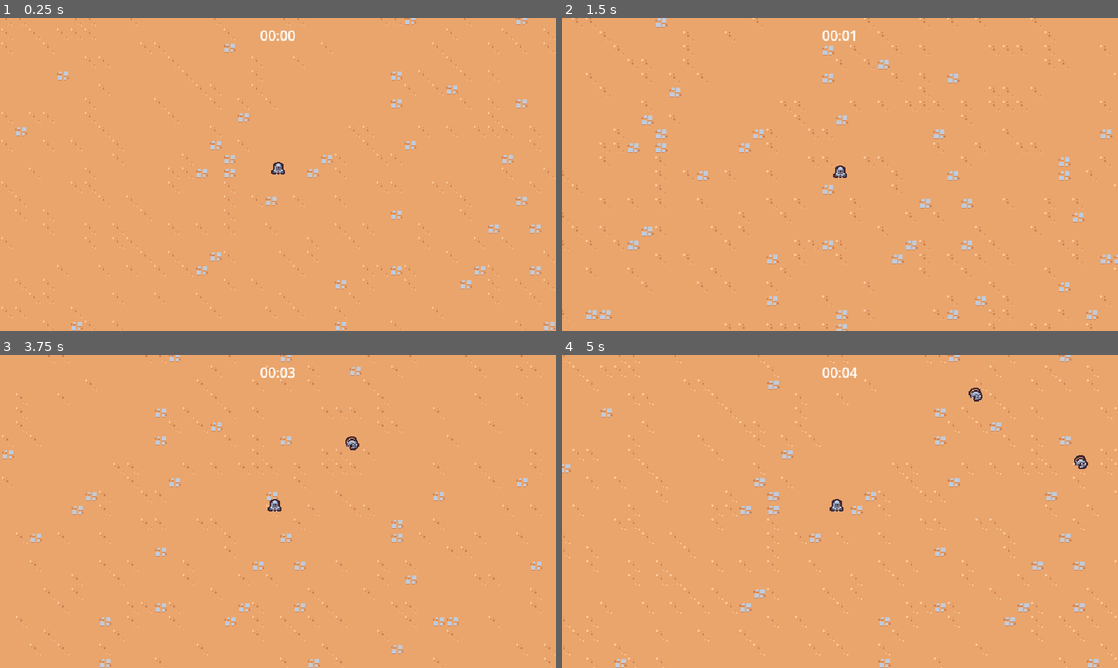
Above: before the commit, frames 1-4 (two rows, left to right).
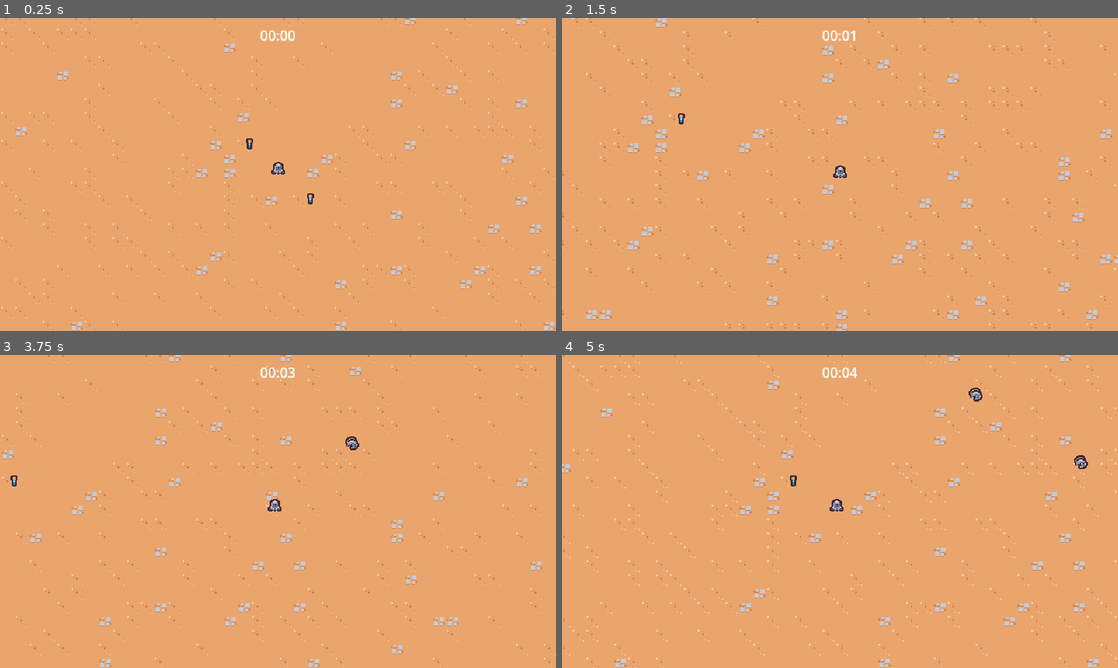
Above: after the commit, the same moments.

Repository: sebasvelasco353/2DSurvivorsCourse
Game: Godot game, scene res://scenes/main/main.tscn
Two runs of this game, one before a commit and one after it. Both use one fixed random seed, a clock stepped at 60 frames per second and the inputs below.
Inputs:
- Up to frame 1 (0.25 s): no input
- Up to frame 2 (1.5 s): tap Enter at 0.5 s; hold D (move_right) 0.53-1.28 s; hold S (move_down) from 1.28 s (still down)
- Up to frame 3 (3.75 s): release S (move_down) at 2.03 s; hold D (move_right) 2.03-2.78 s; hold W (move_up) 2.78-3.53 s; hold A (move_left) from 3.53 s (still down)
- Up to frame 4 (5 s): keep holding A (move_left)

The runs differ from the first frame. In frame 1, less than 0.1% of the frame differs, in the area x 44-57%, y 38-60%; in frame 2, less than 0.1%; in frame 3, less than 0.1%; in frame 4, less than 0.1%.

Commit message:
Finished video 16: Experience drops

Diff:
--- a/project.godot
+++ b/project.godot
@@ -52,6 +52,7 @@
 2d_physics/layer_2="Player"
 2d_physics/layer_3="Enemy"
 2d_physics/layer_4="EnemyCollision"
+2d_physics/layer_5="PlayerPickup"
 
 [rendering]
 
--- a/scenes/basic_enemy/basic_enemy.tscn
+++ b/scenes/game_object/basic_enemy/basic_enemy.tscn
@@ -1,6 +1,6 @@
 [gd_scene load_steps=5 format=3 uid="uid://cijv3eyl86h40"]
 
-[ext_resource type="Script" path="res://scenes/basic_enemy/basic_enemy.gd" id="1_6wol1"]
+[ext_resource type="Script" path="res://scenes/game_object/basic_enemy/basic_enemy.gd" id="1_6wol1"]
 [ext_resource type="Texture2D" uid="uid://b10cpcfd16wvo" path="res://assets/basic_enemy/basic_enemy.png" id="1_vfnxh"]
 
 [sub_resource type="CircleShape2D" id="CircleShape2D_0474i"]
--- /dev/null
+++ b/scenes/game_object/experience_vial/experience_vial.gd
@@ -0,0 +1,8 @@
+extends Node2D
+@onready var area_2d = $Area2D
+
+func _ready():
+	area_2d.area_entered.connect(on_area_entered)
+
+func on_area_entered(other_area:Area2D):
+	queue_free()
--- /dev/null
+++ b/scenes/game_object/experience_vial/experience_vial.tscn
@@ -0,0 +1,21 @@
+[gd_scene load_steps=4 format=3 uid="uid://daolaxoq848cc"]
+
+[ext_resource type="Script" path="res://scenes/game_object/experience_vial/experience_vial.gd" id="1_8su0p"]
+[ext_resource type="Texture2D" uid="uid://bv34lh3yn7lk" path="res://assets/game_object/experience_vial.png" id="1_jdlop"]
+
+[sub_resource type="CapsuleShape2D" id="CapsuleShape2D_0fw7n"]
+radius = 6.0
+height = 18.0
+
+[node name="ExperienceVial" type="Node2D"]
+script = ExtResource("1_8su0p")
+
+[node name="Area2D" type="Area2D" parent="."]
+collision_layer = 0
+collision_mask = 16
+
+[node name="CollisionShape2D" type="CollisionShape2D" parent="Area2D"]
+shape = SubResource("CapsuleShape2D_0fw7n")
+
+[node name="Sprite2D" type="Sprite2D" parent="."]
+texture = ExtResource("1_jdlop")
--- a/scenes/game_camera/game_camera.tscn
+++ b/scenes/game_object/game_camera/game_camera.tscn
@@ -1,6 +1,6 @@
 [gd_scene load_steps=2 format=3 uid="uid://dyrqi0jil0jwm"]
 
-[ext_resource type="Script" path="res://scenes/game_camera/game_camera.gd" id="1_1wcbi"]
+[ext_resource type="Script" path="res://scenes/game_object/game_camera/game_camera.gd" id="1_1wcbi"]
 
 [node name="GameCamera" type="Camera2D"]
 script = ExtResource("1_1wcbi")
--- a/scenes/player/player.tscn
+++ b/scenes/game_object/player/player.tscn
@@ -1,8 +1,11 @@
-[gd_scene load_steps=5 format=3 uid="uid://bocn10i761ygr"]
+[gd_scene load_steps=6 format=3 uid="uid://bocn10i761ygr"]
 
-[ext_resource type="Script" path="res://scenes/player/player.gd" id="1_etj85"]
+[ext_resource type="Script" path="res://scenes/game_object/player/player.gd" id="1_etj85"]
 [ext_resource type="Texture2D" uid="uid://ddhgjswn7qn43" path="res://assets/player/player.png" id="1_ykhxc"]
 [ext_resource type="PackedScene" uid="uid://de26yo71xk57p" path="res://scenes/ability/sword_ability_controller/sword_ability_controller.tscn" id="2_th5wf"]
+
+[sub_resource type="CircleShape2D" id="CircleShape2D_ea2h8"]
+radius = 25.0
 
 [sub_resource type="CircleShape2D" id="CircleShape2D_lgadd"]
 radius = 5.0
@@ -16,6 +19,15 @@
 
 [node name="SwordAbilityController" parent="AbilityManager" instance=ExtResource("2_th5wf")]
 
+[node name="Area2D" type="Area2D" parent="."]
+position = Vector2(0, -5)
+collision_layer = 16
+collision_mask = 0
+
+[node name="CollisionShape2D" type="CollisionShape2D" parent="Area2D"]
+shape = SubResource("CircleShape2D_ea2h8")
+debug_color = Color(0.332652, 0.616594, 0.256513, 0.42)
+
 [node name="Sprite2D" type="Sprite2D" parent="."]
 texture = ExtResource("1_ykhxc")
 offset = Vector2(0, -8)
--- a/scenes/main/main.tscn
+++ b/scenes/main/main.tscn
@@ -1,11 +1,12 @@
-[gd_scene load_steps=7 format=3 uid="uid://dqdrulrsf4e65"]
+[gd_scene load_steps=8 format=3 uid="uid://dqdrulrsf4e65"]
 
-[ext_resource type="PackedScene" uid="uid://bocn10i761ygr" path="res://scenes/player/player.tscn" id="1_0cqic"]
+[ext_resource type="PackedScene" uid="uid://bocn10i761ygr" path="res://scenes/game_object/player/player.tscn" id="1_0cqic"]
 [ext_resource type="PackedScene" uid="uid://c1m6gsfw56cim" path="res://scenes/manager/enemy_manager.tscn" id="1_2t313"]
 [ext_resource type="TileSet" uid="uid://cdhf1unwltu2o" path="res://resources/tileset.tres" id="1_4t3n2"]
 [ext_resource type="PackedScene" uid="uid://ccm6c82xc6ncg" path="res://scenes/manager/arena_time_manager.tscn" id="1_76yer"]
 [ext_resource type="PackedScene" uid="uid://cpclgv1jw8k2h" path="res://scenes/ui/arena_time_ui.tscn" id="1_d1ykh"]
-[ext_resource type="PackedScene" uid="uid://dyrqi0jil0jwm" path="res://scenes/game_camera/game_camera.tscn" id="1_hx2yp"]
+[ext_resource type="PackedScene" uid="uid://dyrqi0jil0jwm" path="res://scenes/game_object/game_camera/game_camera.tscn" id="1_hx2yp"]
+[ext_resource type="PackedScene" uid="uid://daolaxoq848cc" path="res://scenes/game_object/experience_vial/experience_vial.tscn" id="7_lu1xk"]
 
 [node name="Main" type="Node"]
 
@@ -25,3 +26,9 @@
 
 [node name="Player" parent="." instance=ExtResource("1_0cqic")]
 position = Vector2(640, 362)
+
+[node name="ExperienceVial" parent="." instance=ExtResource("7_lu1xk")]
+position = Vector2(607, 326)
+
+[node name="ExperienceVial2" parent="." instance=ExtResource("7_lu1xk")]
+position = Vector2(677, 389)
--- a/scenes/manager/enemy_manager.tscn
+++ b/scenes/manager/enemy_manager.tscn
@@ -1,7 +1,7 @@
 [gd_scene load_steps=3 format=3 uid="uid://c1m6gsfw56cim"]
 
 [ext_resource type="Script" path="res://scenes/manager/enemy_manager.gd" id="1_07lxm"]
-[ext_resource type="PackedScene" uid="uid://cijv3eyl86h40" path="res://scenes/basic_enemy/basic_enemy.tscn" id="2_jkyvm"]
+[ext_resource type="PackedScene" uid="uid://cijv3eyl86h40" path="res://scenes/game_object/basic_enemy/basic_enemy.tscn" id="2_jkyvm"]
 
 [node name="EnemyManager" type="Node"]
 script = ExtResource("1_07lxm")
Binary file added: assets/game_object/experience_vial.png
Not shown, added: assets/game_object/experience_vial.png.import
Renamed: scenes/basic_enemy/basic_enemy.gd -> scenes/game_object/basic_enemy/basic_enemy.gd
Renamed: scenes/game_camera/game_camera.gd -> scenes/game_object/game_camera/game_camera.gd
Renamed: scenes/player/player.gd -> scenes/game_object/player/player.gd
